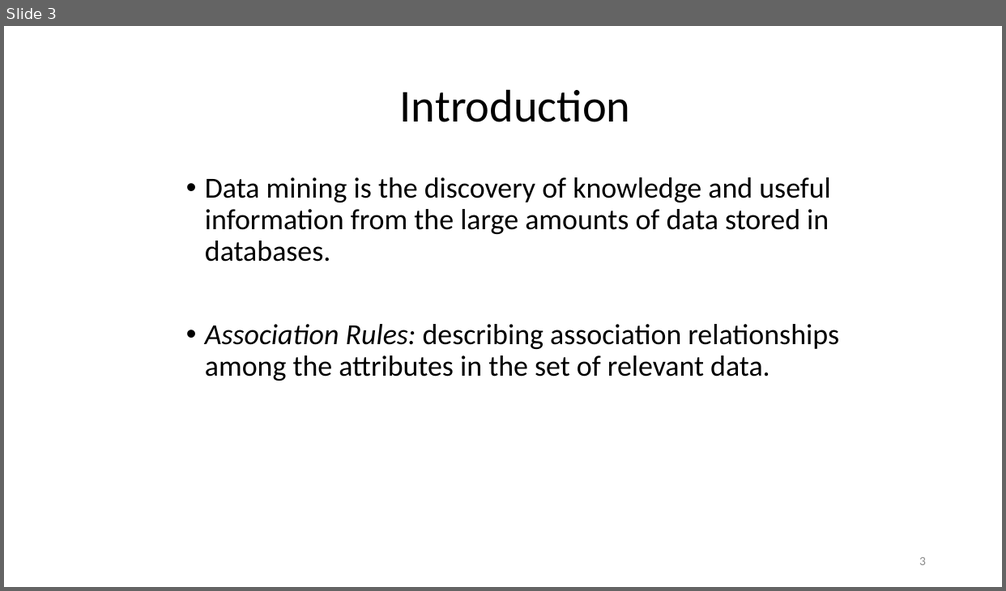
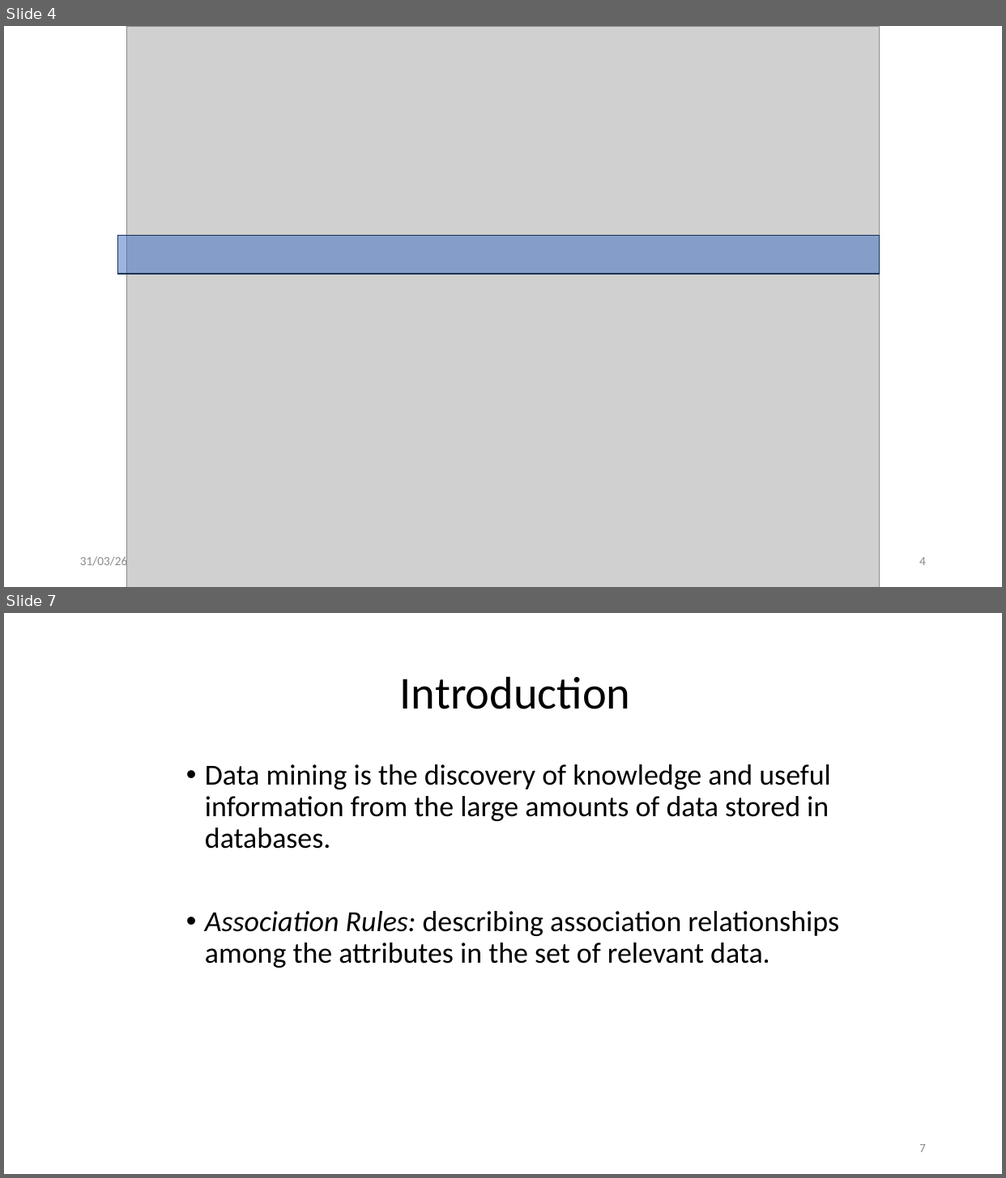
Before and after one commit to SannioAnalytics/Online-Materials, a slide deck: 13. Association Rule Mining.pptx. Shown one above the other, each under a label of ours: slide 3 before the commit, slides 4 and 7 after it; the slides between them are not shown. The pictures are 1006x591 and 1006x1178 pixels, drawn with LibreOffice and Linux fonts; fonts in the diff are those of the drawing; grey boxes stand for pictures. Boxes give left, top, right and bottom in pixels: in the first picture for what was removed or moved away, otherwise in the second. Text is boxed around its words. In the diff, an @@ line names an element or a change of style, - is before the commit and + after.

```diff
--- a/13. Association Rule Mining.pptx
+++ b/13. Association Rule Mining.pptx
@@ slide 4 added at (4,26,1002,587), background #FFFFFF at 81% opacity @@
@@ picture added at (127,26,879,587) @@
@@ rectangle added at (117,235,879,274), fill #4472C4 at 53% opacity, outline #1E3256 1 pt @@
@@ text added at (80,555,128,570), 12 pt, text #8C8C8C @@
+31/03/26
@@ page number added at (919,557,926,565), 12 pt, text #8C8C8C @@
+4
@@ what was slide 3 is now slide 7 @@
@@ page number at (919,1144,926,1152): text changed @@
-3
+7
```
Also in this commit, not shown: 1 slide changed, 4 other slides added, 1 slide removed, 1 other file.
